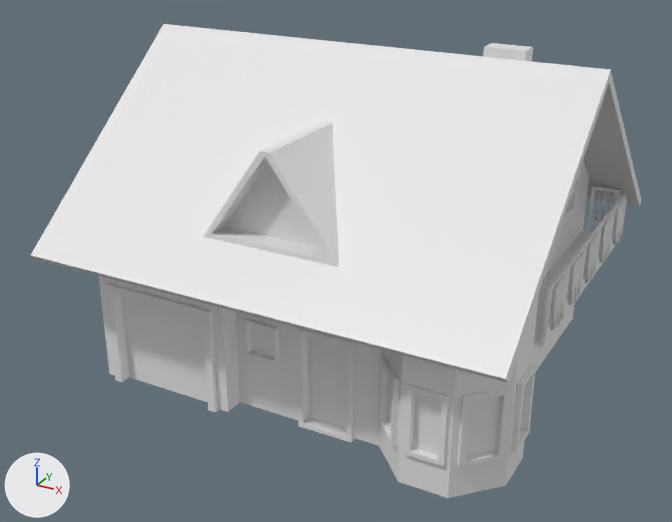
Before and after pictures for a commit that changed the glTF model assets/golden_scene/city_v20/family_house_01.glb.
The view is the same before and after, from a 50 mm lens placed at (2.56, -5.0, 3.14), pointed at (-0.07, -0.2, 0.75). Lighting does not change. The marker at lower left points along +X, +Y and +Z. The picture after the commit comes second. Where no turn or scale is listed for an object, it has been applied to the vertices.

In view in the first picture: 'house2_baked_Cube.038'.
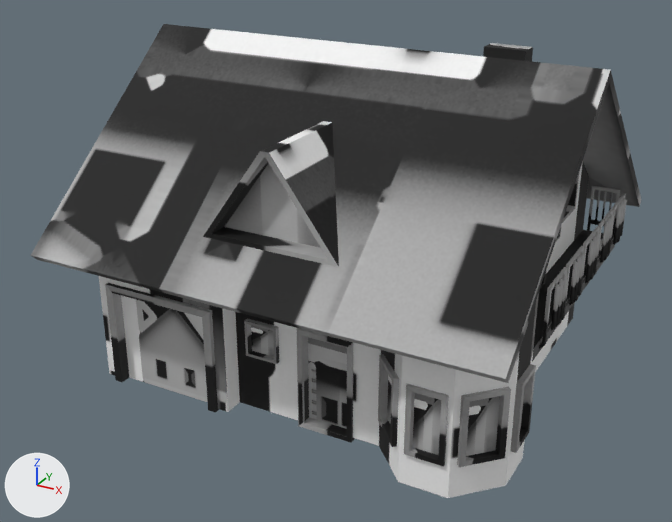
The newer file is also turned or shifted as a whole; pictures and numbers use the older file's frame.

Where the change shows, as pixel boxes [x1, y1, x2, y2] in the pictures (672 x 522 px):
'house2_baked_Cube.038', recoloured (white to grey)
    both: [31, 24, 641, 498]

The change, as a diff of the scene's bpy script:
```diff
--- a/assets/golden_scene/city_v20/family_house_01.glb.py
+++ b/assets/golden_scene/city_v20/family_house_01.glb.py
@@ img_ao_house2 @@
+img_ao_house2 = load_image('ao_house2', '_unpacked/ao_house2', 512, 512, 'sRGB')
@@ mat_v20baked @@
+mat_v20baked = principled_material('V20Baked')
+mat_v20baked.texture = img_ao_house2
+mat_v20baked.roughness = 0.76
@@ me_house2_baked_cube_038 @@
 me_house2_baked_cube_038.from_pydata(...)  # 668 vertices, 1079 faces; spans x -1.75..1.19, y -1.11..1.72, z -0.76..1.36
+me_house2_baked_cube_038.materials.append(mat_v20baked)  # picture img_ao_house2
```
